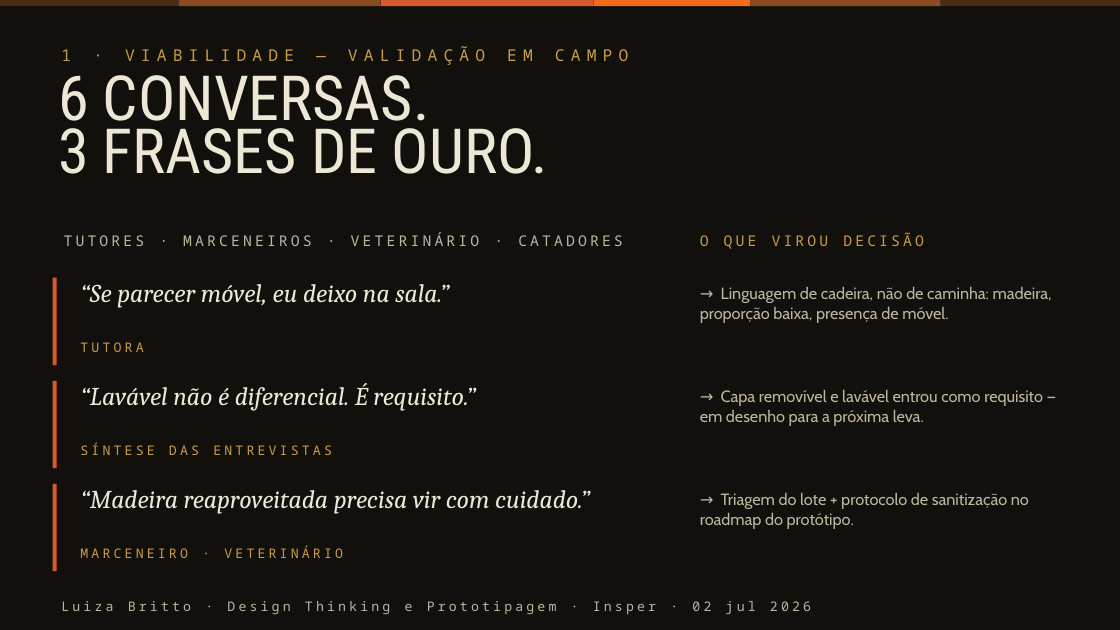
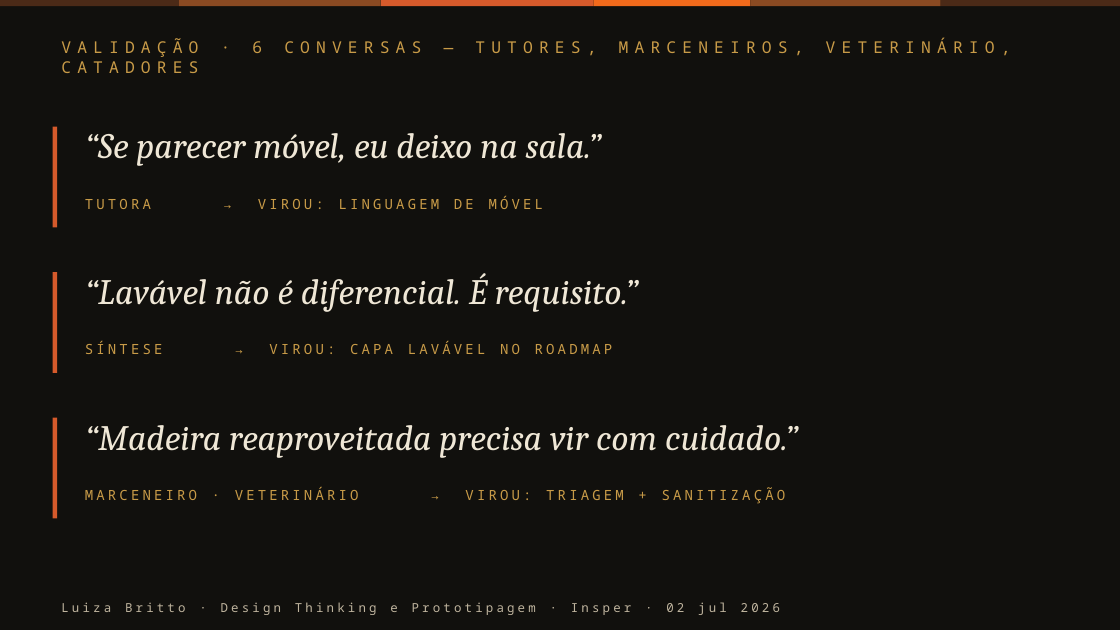
Before and after one commit to lubritto-hub/clipping, a slide deck: slide 4 of entrega/CadeiraBeni_pitch.pptx. Drawn at 1120x630 pixels with LibreOffice and Linux fonts; fonts in the diff are those of the drawing. Boxes give left, top, right and bottom in pixels: in the first picture for what was removed or moved away, otherwise in the second. Text is boxed around its words. In the diff, an @@ line names an element or a change of style, - is before the commit and + after.

```diff
--- a/entrega/CadeiraBeni_pitch.pptx
+++ b/entrega/CadeiraBeni_pitch.pptx
@@ text at (61,38,1011,57): text changed @@
-1 · VIABILIDADE — VALIDAÇÃO EM CAMPO
+VALIDAÇÃO · 6 CONVERSAS — TUTORES, MARCENEIROS, VETERINÁRIO, CATADORES
@@ text removed at (58,75,548,174) @@
-6 CONVERSAS.
-3 FRASES DE OURO.
@@ text "“Se parecer móvel, eu deixo ...": place and size @@
-text "“Se parecer móvel, eu deixo ..." at (80,284,449,307)
+text "“Se parecer móvel, eu deixo ..." at (85,133,602,166)
@@ rectangle: place and size @@
-rectangle at (53,484,57,571)
+rectangle at (53,127,57,227)
@@ text at (85,196,544,209): text changed; size 9.5 to 9 pt @@
-O QUE VIROU DECISÃO
+TUTORA → VIROU: LINGUAGEM DE MÓVEL
@@ text removed at (64,233,623,246) @@
-TUTORES · MARCENEIROS · VETERINÁRIO · CATADORES
@@ size 16.5 to 23 pt in 3 elements at (85,425,798,457), (85,133,602,166), (85,273,639,312) @@
@@ text "“Lavável não é diferencial. É ...": place and size @@
-text "“Lavável não é diferencial. É ..." at (80,383,476,410)
+text "“Lavável não é diferencial. É ..." at (85,273,639,312)
@@ rectangle: place and size @@
-rectangle at (53,278,57,365)
+rectangle at (53,272,57,373)
@@ text removed at (700,287,1052,323) @@
-→ Linguagem de cadeira, não de caminha: madeira, proporção baixa, presença de móvel.
@@ text at (85,341,613,354): text changed; size 8.5 to 9 pt @@
-TUTORA
+SÍNTESE → VIROU: CAPA LAVÁVEL NO ROADMAP
@@ rectangle: place and size @@
-rectangle at (53,381,57,468)
+rectangle at (53,418,57,519)
@@ text "“Madeira reaproveitada precisa vir com ...": place and size @@
-text "“Madeira reaproveitada precisa vir com ..." at (80,490,590,513)
+text "“Madeira reaproveitada precisa vir com ..." at (85,425,798,457)
@@ text removed at (700,390,1043,426) @@
-→ Capa removível e lavável entrou como requisito — em desenho para a próxima leva.
@@ text removed at (80,442,332,455) @@
-SÍNTESE DAS ENTREVISTAS
@@ text added at (85,487,786,504), 9 pt, text #C89B48 @@
+MARCENEIRO · VETERINÁRIO → VIROU: TRIAGEM + SANITIZAÇÃO
@@ text removed at (700,493,1029,529) @@
-→ Triagem do lote + protocolo de sanitização no roadmap do protótipo.
@@ text removed at (80,545,343,558) @@
-MARCENEIRO · VETERINÁRIO
@@ text "Luiza Britto · Design Thinking ..." at (61,602,780,615): size 8.5 to 8 pt @@
```
Also in this commit, not shown: 12 other slides changed, 2 other files.
